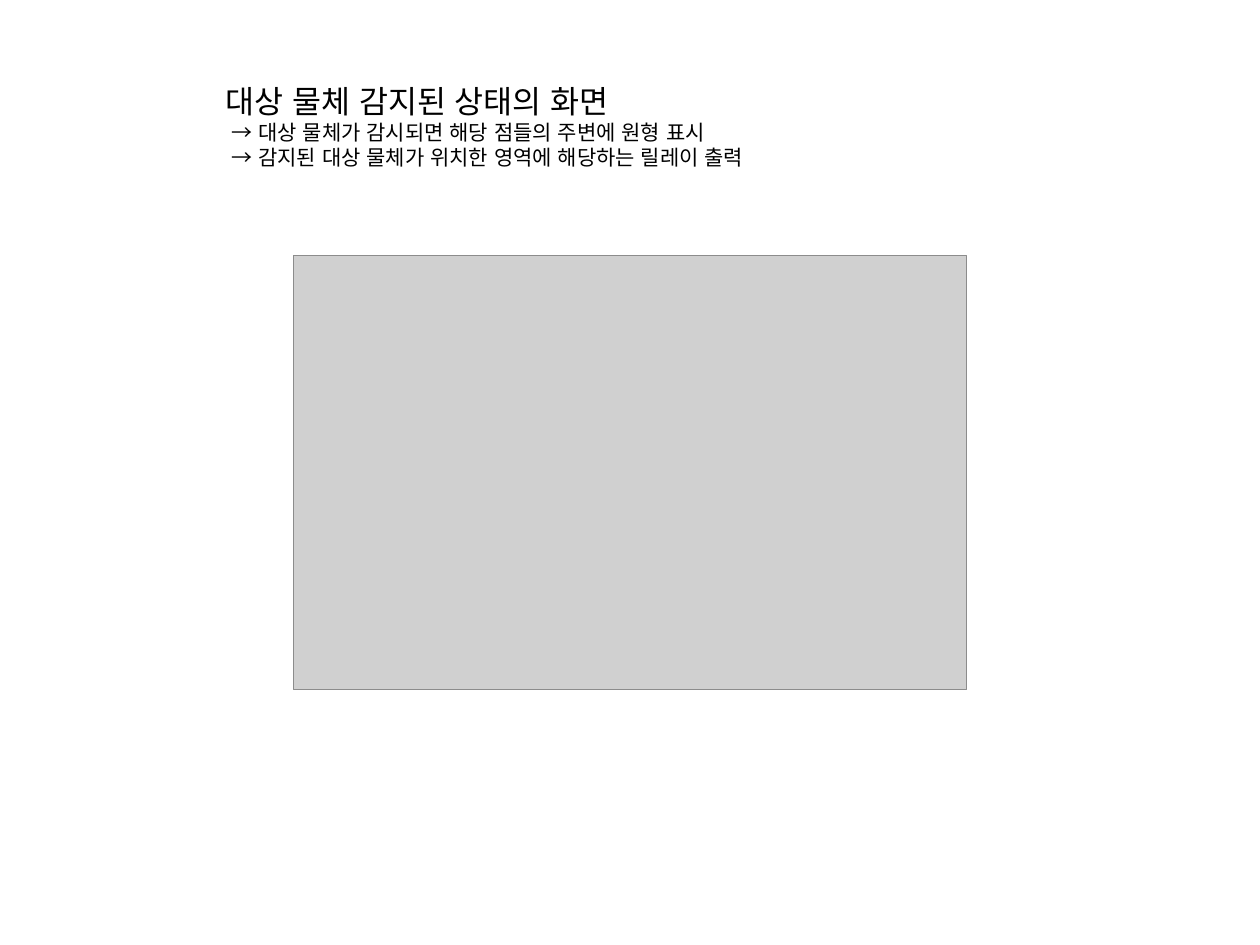
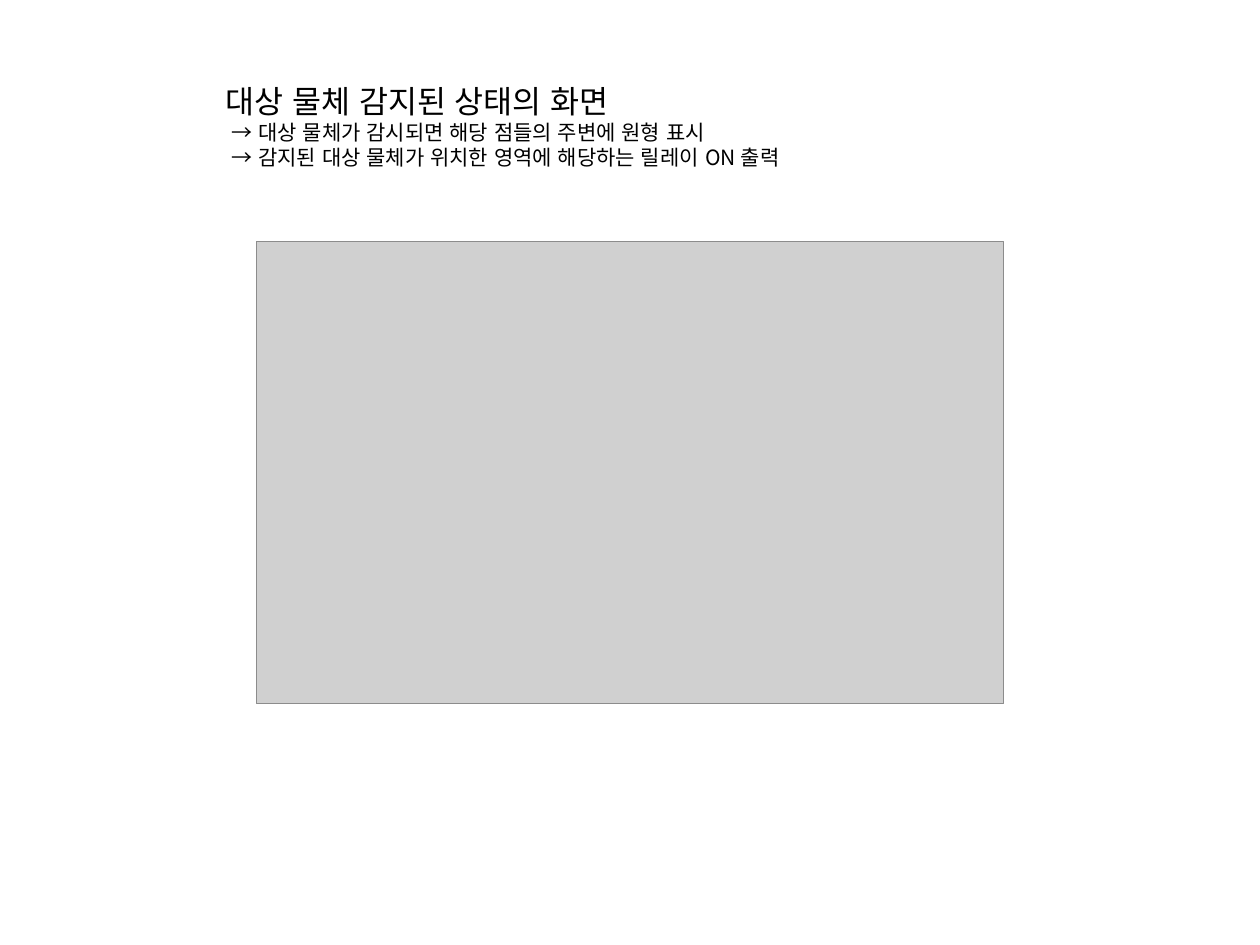
Before and after one commit to leesy24/AntiCollision_2D.application.windows32, a slide deck: slide 2 of 2D-AntiCollision Monitoring System.pptx. Drawn at 1260x945 pixels with LibreOffice and Linux fonts; fonts in the diff are those of the drawing; grey boxes stand for pictures. Boxes give left, top, right and bottom in pixels: in the first picture for what was removed or moved away, otherwise in the second. Text is boxed around its words. In the diff, an @@ line names an element or a change of style, - is before the commit and + after.

```diff
--- a/2D-AntiCollision Monitoring System.pptx
+++ b/2D-AntiCollision Monitoring System.pptx
@@ text at <box>258,147,780,167</box>: text changed @@
-→ 감지된 대상 물체가 위치한 영역에 해당하는 릴레이 출력
+→ 감지된 대상 물체가 위치한 영역에 해당하는 릴레이 ON 출력
@@ picture: place and size @@
-picture at <box>294,256,966,690</box>
+picture at <box>256,241,1003,703</box>
```
Also in this commit, not shown: 7 other slides changed, 2 slides added, 2 slides removed.
